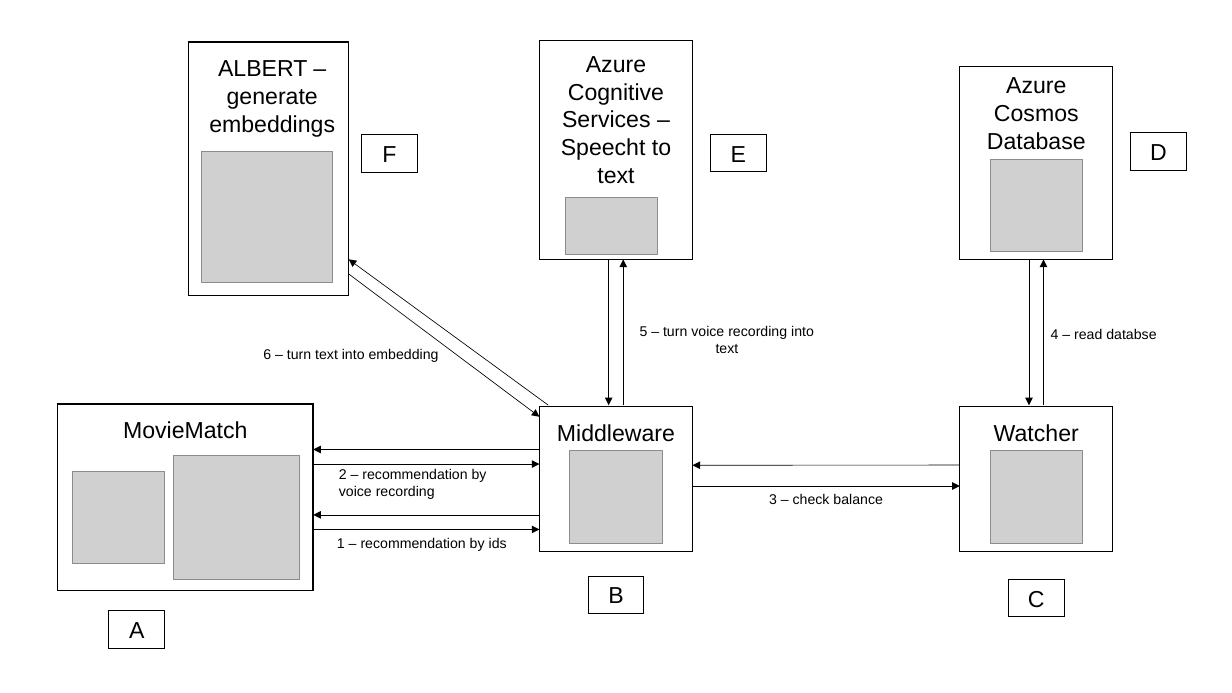
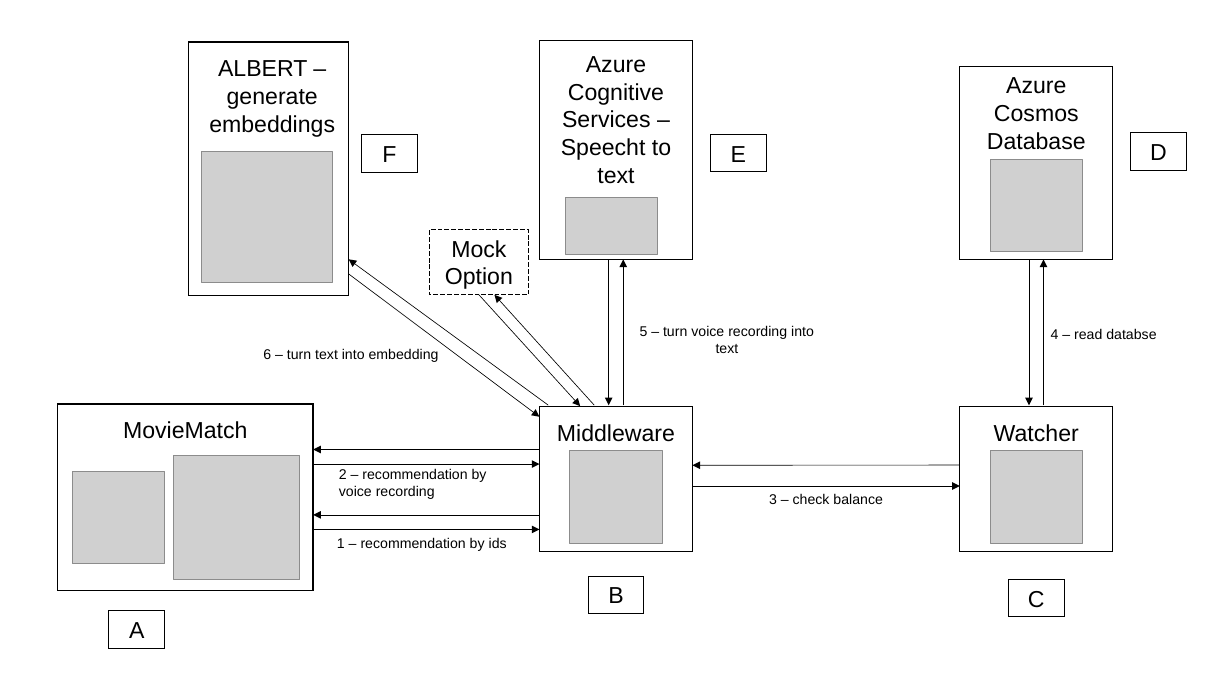
Before and after one commit to ronnyfhnw/cic-mc2, a slide deck: slide 1 of cic - documentation/infrastructure.pptx. Drawn at 1232x693 pixels with LibreOffice and Linux fonts; fonts in the diff are those of the drawing; grey boxes stand for pictures. Boxes give left, top, right and bottom in pixels: in the first picture for what was removed or moved away, otherwise in the second. Text is boxed around its words. In the diff, an @@ line names an element or a change of style, - is before the commit and + after.

```diff
--- a/cic - documentation/infrastructure.pptx
+++ b/cic - documentation/infrastructure.pptx
@@ rectangle added at [430,229,529,295], outline #000000 0.75 pt dashed, 18 pt, text #000000 @@
+Mock Option
@@ arrow added from (479, 295) to (580, 407), #000000 0.5 pt @@
@@ arrow added from (594, 405) to (494, 295), #000000 0.5 pt @@
```
